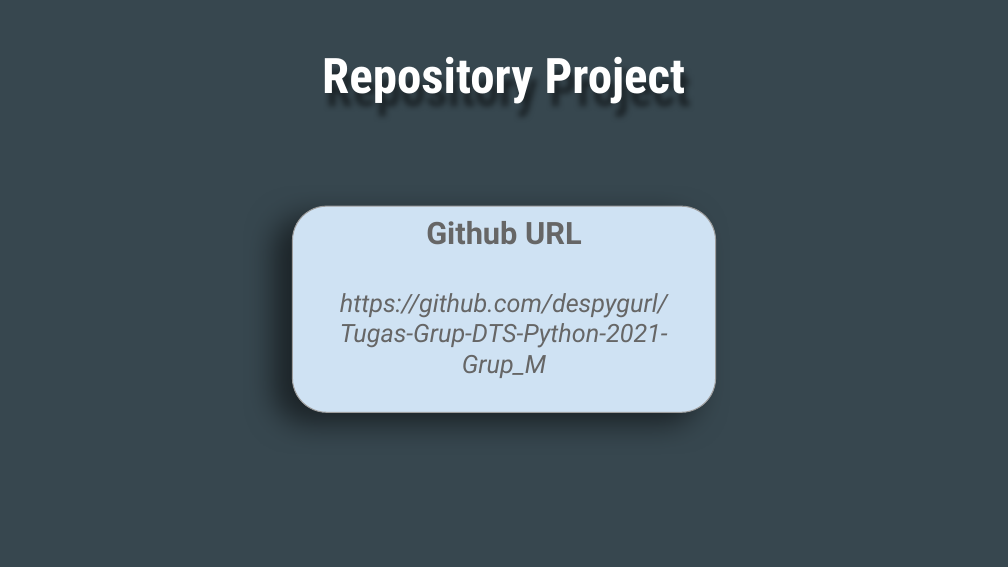
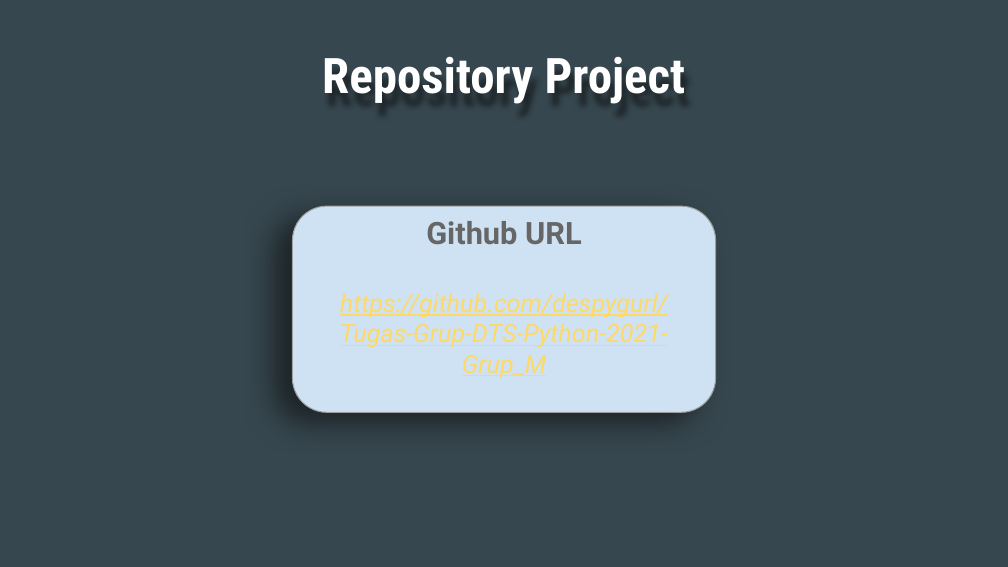
Before and after one commit to azizamir/DTS-Python-2021-Final-Project, a slide deck: slide 6 of Grup M_Slideshow.pptx. Drawn at 1008x567 pixels with LibreOffice and Linux fonts; fonts in the diff are those of the drawing. Boxes give left, top, right and bottom in pixels: in the first picture for what was removed or moved away, otherwise in the second. Text is boxed around its words. In the diff, an @@ line names an element or a change of style, - is before the commit and + after.

```diff
--- a/Grup M_Slideshow.pptx
+++ b/Grup M_Slideshow.pptx
@@ text in rounded rectangle at bbox=[340, 293, 668, 378]: text colour #666666 to #FFD966, underline on in "https://github.com/despygurl/Tugas-Grup-DTS-Python-2021-Grup ..." @@
```
Also in this commit, not shown: 1 other file.
